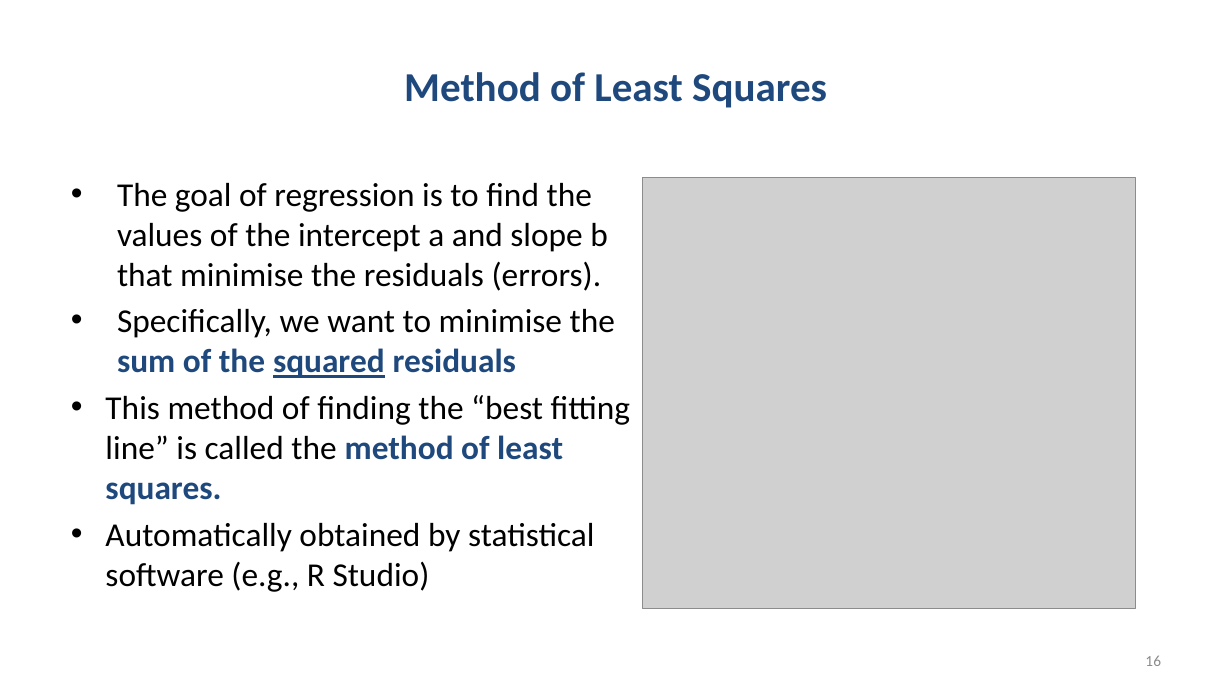
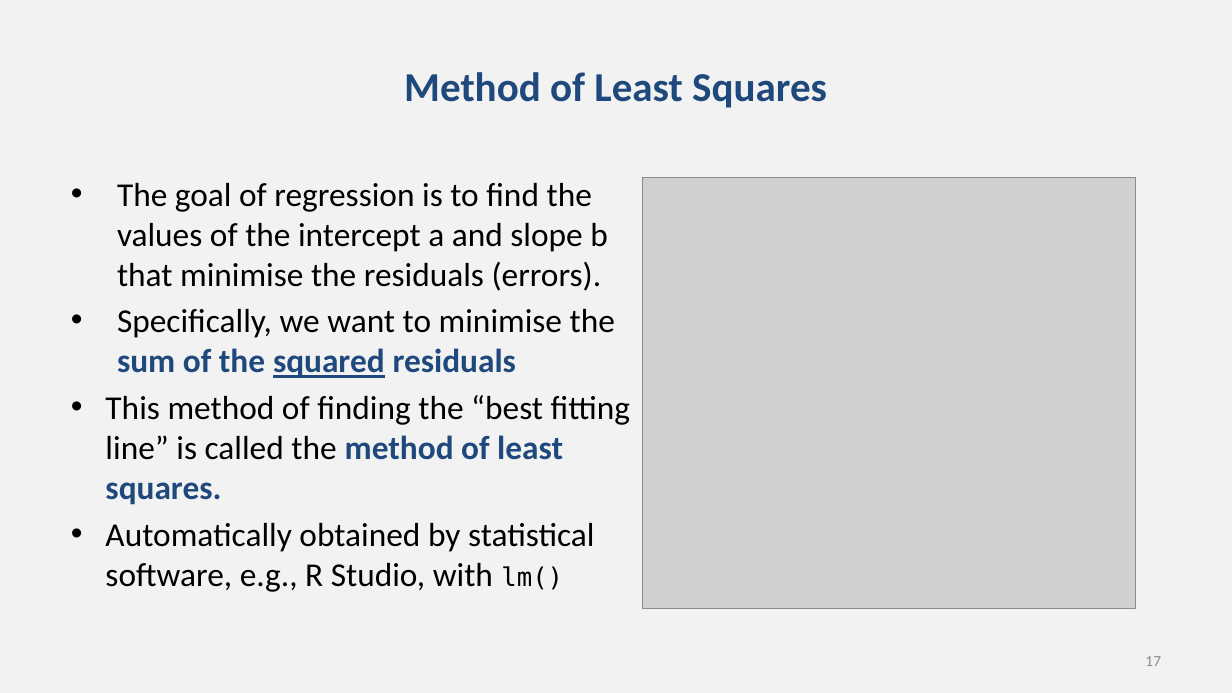
Before and after one commit to chrisjberry/datafluencyCB, a slide deck: slide 17 of docs/slides/PSYC753_L1_SimpleRegression.pptx (slide 16 before the commit). Drawn at 1232x693 pixels with LibreOffice and Linux fonts; fonts in the diff are those of the drawing; grey boxes stand for pictures. Boxes give left, top, right and bottom in pixels: in the first picture for what was removed or moved away, otherwise in the second. Text is boxed around its words. In the diff, an @@ line names an element or a change of style, - is before the commit and + after.

```diff
--- a/docs/slides/PSYC753_L1_SimpleRegression.pptx
+++ b/docs/slides/PSYC753_L1_SimpleRegression.pptx
@@ background #FFFFFF to #F2F2F2 @@
@@ text at (105,523,594,592): text changed @@
-• Automatically obtained by statistical software (e.g., R Studio)
+• Automatically obtained by statistical software, e.g., R Studio, with lm()
@@ page number at (1145,656,1161,666): text changed @@
-16
+17
```
Also in this commit, not shown: 24 other slides changed, 3 slides added, 13 other files.
